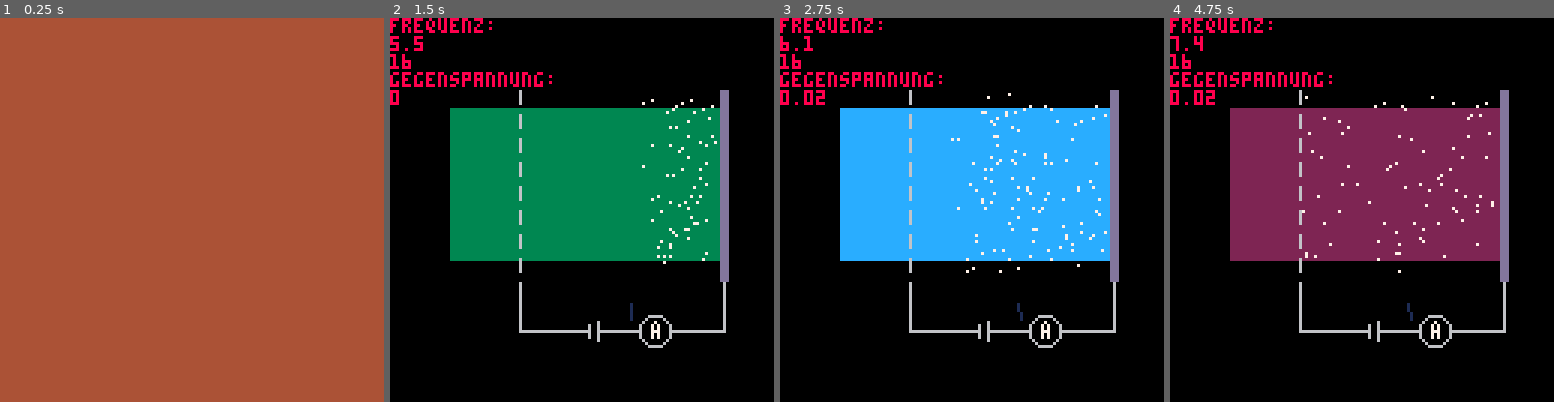
Above: before the commit, frames 1-4 (left to right).
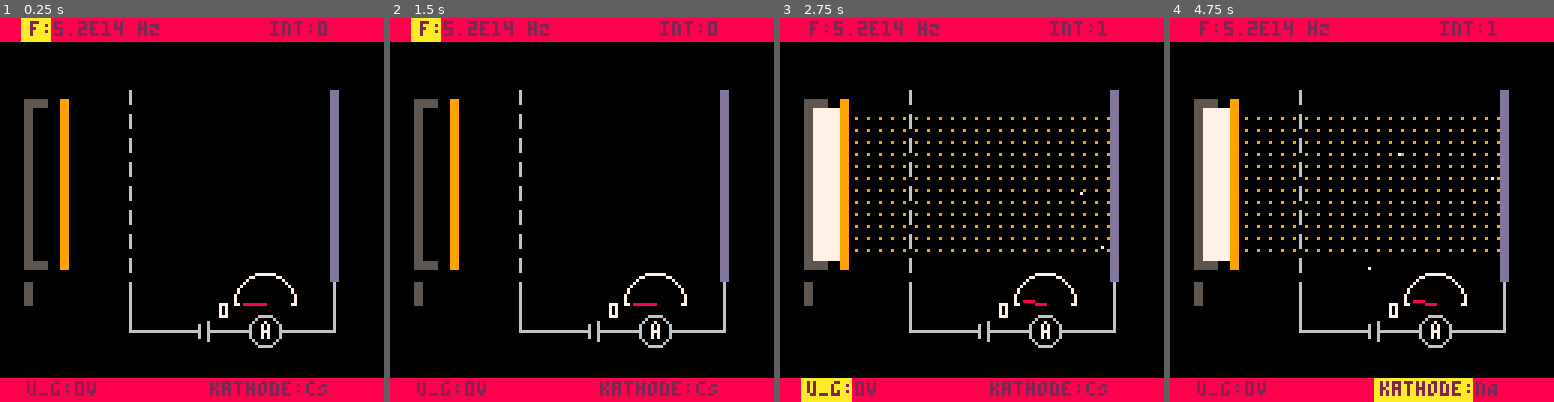
Above: after the commit, the same moments.

Repository: HeiLaut/pico8-physics-simulations
Game: PICO-8 cartridge carts/photoeffekt.p8
The game is run twice, just before and just after one commit, with the same random seed, the same clock (stepped at 60 frames per second) and the same inputs.
Inputs:
- Up to frame 1 (0.25 s): no input
- Up to frame 2 (1.5 s): tap X (X key) at 0.33, 1.07 s; tap O (Z key) at 0.7 s
- Up to frame 3 (2.75 s): hold Right 1.6-2.1 s; tap O (Z key) at 1.7, 2.1, 2.5 s; tap X (X key) at 1.85 s; hold Up 2.15-2.42 s; hold Right from 2.47 s (still down)
- Up to frame 4 (4.75 s): tap O (Z key) every 0.4 s from 2.9 to 4.5 s; tap X (X key) at 2.97, 4.08 s; release Right at 3.03 s; hold Left 3.08-3.58 s; hold Down 3.63-3.97 s; hold Right 4.02-4.68 s; hold Up from 4.73 s (still down)

The runs differ from the first frame. In frame 1, 100% of the frame differs, in the area x 0-100%, y 0-100%; in frame 2, 43%; in frame 3, 46%; in frame 4, 46%.

Commit message:
added right version

Diff:
--- a/carts/photoeffekt.p8
+++ b/carts/photoeffekt.p8
@@ -1,13 +1,13 @@
 pico-8 cartridge // http://www.pico-8.com
-version 33
+version 34
 __lua__
 --simulation photoeffect
 --by heinrich lauterbach
 
 function _init()
- init_menu()
- _upd=upd_menu
- _drw=draw_menu
+ init_ani()
+		_upd=upd_ani
+		_drw=drw_ani
 end
 
 function _update60()
@@ -38,13 +38,20 @@
 end
 -->8
 function init_ani()
+--1 freq, 2 - int, 3--u, 4 w_a
+	c={1,0,0,2}
+ i_c=1 --kontrolle der einstellbaren groesse
+	u=c[3]
+	int=c[2]
+	wa_i={1.82,1.94,2.29,2.52}
+	katm={"bAo","cS","nA","bA"}
+	wa=wa_i[c[4]]
 	ele={}
 	charge=0
-	wa=1.92
-	--wellenlange in nm
-	--wl={578, 546,  436, 493, 405}
+	--wa=1.94
 -- frequenz in 10^14 hz
-	f={5.2,5.5,6.1,6.9,7.4}
+	fr={5.2,5.5,6.1,6.9,7.4}
+	f=fr[c[1]]
 	intpat={0b1111101111111111.1,
 									0b1111101111111110.1,
 									0b1111101111111010.1,
@@ -63,26 +70,38 @@
 									0b0.1,
 									}
 
-	wl_i=0
-	col={9,3,12,1,2} --colors
-	int=16 --intensity
+	i=0
+	colrs={9,3,12,1,2} --colors
+
 	tmr=1 --timer
-	u=0 --voltage against
 	ang=0 --angle amperemeter
+	e1,e2=0,0
 end
 
 function upd_ani()
-	if (rnd(1)>1-int/10)make_el(1)
+	u=c[3]
+	int=c[2]
+	f=fr[c[1]]
+	wa=wa_i[c[4]]
+	col=colrs[c[1]]
+	v=(sqrt(6.6*f-wa*16))/5
+	e1=6.6*f-wa*16
+	e2=u*32
+	ang=(e1-e2)/(50)*int/10
+	if(ang<0)ang=0
+	if (rnd(1)>(1-int/30))make_el(1)
 	tmr+=1
-	int=int%17
-	u=u%2
-	if btnp(❎) then
-		wl_i+=1
-		wl_i=wl_i%5
-	end
-	if(btnp(🅾️))ang+=0.1--int+=1
-	if(btnp(⬆️))u+=0.01
-	if(btnp(⬇️))u-=0.01
+	controls()
+--	int=int%17
+--	u=u%2
+--	if btnp(❎) then
+--		i+=1
+--		i=i%5
+--	end
+--	if(btnp(🅾️))ang+=0.1--int+=1
+--	if(btnp(⬆️))u+=0.01
+--	if(btnp(⬇️))u-=0.01
+
 	foreach(ele,upd_ele)
 
 end
@@ -91,22 +110,17 @@
  cls(0)
  color(8)
 
- print("frequenz:")
+-- print("frequenz:")
 --	print(wl[wl_i+1])
-	print(f[wl_i+1])
- print((int))
- print("gegenspannung:")
- print(u/0.5)
- --print((sqrt(6.6*f[wl_i+1]-wa*16)))
-	if (int>0) then
-  color(col[wl_i+1])
- 	fillp(intpat[int])
-		rectfill(20,30,109,80)
-	 fillp(0b0.0)
-	end
+--	print(f[i+1])
+-- print("gegenspannung:")
+-- print(u/0.5)
+ drw_amp()
+
+ drw_lamp()
+	drw_controls()
 	map()
  foreach(ele,drw_ele)
- drw_amp()
 end
 -->8
 -- elektrons
@@ -114,17 +128,17 @@
 function make_el(n)
 		local l
 	 for i=1,n do
-	 local v=(sqrt(6.6*f[wl_i+1]-wa*16))/5
-		if(v==0) then
+
+	 if(v==0) then
 				l =  0
 		else
-		  l = 30
+		  l = 60
 		end
 	 local ang=rnd(0.3)+0.1
 	  local c={
 	   x=110-rnd(2),
 	   y=rnd(50)+30,
-	   dx=v*sin(ang),
+	   dx=v*sin(ang)+rnd(0.05),
 	   dy=v*cos(ang),
 	   l=l,
 	  }
@@ -149,8 +162,215 @@
 end
 
 function drw_amp()
-	line(80,100,80+sin(u)*5,100-cos(u)*5,1)
-end
+	local x,y,r=88,95,10
+	circ(x,y,r,7)
+	rectfill(x-r,y+1,x+r,y+r,0)
+	line(x,y,x-cos(ang)*7,y+sin(ang)*8,8)
+
+	line(x-r,y,x-r+1,y,7)
+	line(x+r,y,x+r-1,y,7)
+
+	print("0",x-r-5,y,7)
+end
+
+function drw_lamp()
+	local x,y,x2,y2 = 10,30,109,80
+	if (int>0) then
+  color(col)
+ 	fillp(intpat[int])
+		rectfill(x+10,y,x2,y2)
+	 fillp(0b0.0)
+ 	rectfill(x,y,x+9,y2,7)
+		rectfill(x,y,x+4,y2,7)
+
+	end
+	rectfill(x+10,y-3,x+12,y2+3,col)
+
+	--rect(x-1,y-1,x+5,y2+1,8)
+
+
+end
+-->8
+--controls
+function controls()
+		local f=1
+		if (btnp(➡️) and i_c<#c) i_c+=1
+		if (btnp(⬅️) and i_c>1) i_c-=1
+		if (i_c==1 or i_c==4) f=1
+		if (i_c==3) f=0.01
+		if (btnp(⬆️)) c[i_c]+=f
+	 if (btnp(⬇️)) c[i_c]-=f
+--	 if (btnp(❎)) create_part(1)
+  c[1]=mid(1,c[1],#fr)
+  c[2]=mid(0,c[2],16)
+  c[3]=mid(0,c[3],2)
+  c[4]=mid(1,c[4],#wa_i)
+ -- c[2]=mid(-5*1.5625,c[2],5*1.5625)
+end
+
+function drw_controls()
+ rectfill(0,0,128,7,8)
+ rectfill(0,120,128,128,8)
+ if (i_c == 1) rectfill(7,0,16,7,10)
+ if (i_c == 2) rectfill(87,0,104,7,10)
+ if (i_c == 3) rectfill(7,120,23,128,10)
+ if (i_c == 4) rectfill(68,120,100,128,10)
+ print("f:"..f.."e14 hZ",10,1,2)
+ print("int:"..int,90,1,2)
+ print("u_g:"..round((u/0.5),100).."v",9,121,2)
+ print("kathode:"..katm[c[4]],70,121,2)
+ if drawcontrols and lang=="de" then
+	 print("⬅️➡️ - groesse wechseln",14,10,8)
+	 print("⬆️⬇️ - groesse einstellen",14,17,8)
+	 print("c/🅾️ - elektronenstrahl ein/aus",2.5,114,8)
+	 print("x/❎ - einzelektron start",2.5,121,8)
+	end
+	 if drawcontrols and lang=="en" then
+	 print("⬅️➡️ - choose paramter",14,10,8)
+	 print("⬆️⬇️ - change value",14,17,8)
+	 print("p - pause/settigs",14,107,8)
+	 print("c/🅾️ - electron beam on/off",2.5,114,8)
+	 print("x/❎ - fire single electron",2.5,121,8)
+	end
+end
+-->8
+--helper
+
+function round(z,d)
+ return flr((z)*d)/d
+end
+…(132 lines of a section not shown)…
 
 
 
@@ -178,14 +398,14 @@
 0000000000000000000000000000000000000000000000000000000000000000000000000000000000000000000000000000000000000000000000000000000000000000000000000000000000000000000000000000000000000000000000000000000000000000000000000000000000000000000000000000000000000000
 0000000000000000000000000000000000000000000000000000000000000000000000000000000000000000000000000000000000000000000000000000000000000000000000000000000000000000000000000000000000000000000000000000000000000000000000000000000000000000000000000000000000000000
 0000000000000000000000000000000000000000000000000000000000000000000000000000000000000000000000000000000000000000000000000000000000000000000000000000000000000000000000000000000000000000000000000000000000000000000000000000000000000000000000000000000000000000
-0000000000010000000000000002030000000000000000000000000000000000000000000000000000000000000000000000000000000000000000000000000000000000000000000000000000000000000000000000000000000000000000000000000000000000000000000000000000000000000000000000000000000000
-0000000000010000000000000002030000000000000000000000000000000000000000000000000000000000000000000000000000000000000000000000000000000000000000000000000000000000000000000000000000000000000000000000000000000000000000000000000000000000000000000000000000000000
-0000000000010000000000000002030000000000000000000000000000000000000000000000000000000000000000000000000000000000000000000000000000000000000000000000000000000000000000000000000000000000000000000000000000000000000000000000000000000000000000000000000000000000
-0000000000010000000000000002030000000000000000000000000000000000000000000000000000000000000000000000000000000000000000000000000000000000000000000000000000000000000000000000000000000000000000000000000000000000000000000000000000000000000000000000000000000000
-0000000000010000000000000002030000000000000000000000000000000000000000000000000000000000000000000000000000000000000000000000000000000000000000000000000000000000000000000000000000000000000000000000000000000000000000000000000000000000000000000000000000000000
-0000000000010000000000000002030000000000000000000000000000000000000000000000000000000000000000000000000000000000000000000000000000000000000000000000000000000000000000000000000000000000000000000000000000000000000000000000000000000000000000000000000000000000
-0000000000010000000000000002030000000000000000000000000000000000000000000000000000000000000000000000000000000000000000000000000000000000000000000000000000000000000000000000000000000000000000000000000000000000000000000000000000000000000000000000000000000000
-0000000000010000000000000002030000000000000000000000000000000000000000000000000000000000000000000000000000000000000000000000000000000000000000000000000000000000000000000000000000000000000000000000000000000000000000000000000000000000000000000000000000000000
-0000000000110000000000000012000000000000000000000000000000000000000000000000000000000000000000000000000000000000000000000000000000000000000000000000000000000000000000000000000000000000000000000000000000000000000000000000000000000000000000000000000000000000
+0009000000010000000000000002030000000000000000000000000000000000000000000000000000000000000000000000000000000000000000000000000000000000000000000000000000000000000000000000000000000000000000000000000000000000000000000000000000000000000000000000000000000000
+0029000000010000000000000002030000000000000000000000000000000000000000000000000000000000000000000000000000000000000000000000000000000000000000000000000000000000000000000000000000000000000000000000000000000000000000000000000000000000000000000000000000000000
+0029000800010000000000000002030000000000000000000000000000000000000000000000000000000000000000000000000000000000000000000000000000000000000000000000000000000000000000000000000000000000000000000000000000000000000000000000000000000000000000000000000000000000
+0029000000010000000000000002030000000000000000000000000000000000000000000000000000000000000000000000000000000000000000000000000000000000000000000000000000000000000000000000000000000000000000000000000000000000000000000000000000000000000000000000000000000000
+0029000000010000000000000002030000000000000000000000000000000000000000000000000000000000000000000000000000000000000000000000000000000000000000000000000000000000000000000000000000000000000000000000000000000000000000000000000000000000000000000000000000000000
+0029000000010000000000000002030000000000000000000000000000000000000000000000000000000000000000000000000000000000000000000000000000000000000000000000000000000000000000000000000000000000000000000000000000000000000000000000000000000000000000000000000000000000
+0029000000010000000000000002030000000000000000000000000000000000000000000000000000000000000000000000000000000000000000000000000000000000000000000000000000000000000000000000000000000000000000000000000000000000000000000000000000000000000000000000000000000000
+0019000000010000000000000002030000000000000000000000000000000000000000000000000000000000000000000000000000000000000000000000000000000000000000000000000000000000000000000000000000000000000000000000000000000000000000000000000000000000000000000000000000000000
+0029000000110000000000000012000000000000000000000000000000000000000000000000000000000000000000000000000000000000000000000000000000000000000000000000000000000000000000000000000000000000000000000000000000000000000000000000000000000000000000000000000000000000
 0000000000110000140016170012000000000000000000000000000000000000000000000000000000000000000000000000000000000000000000000000000000000000000000000000000000000000000000000000000000000000000000000000000000000000000000000000000000000000000000000000000000000000
 0000000000212222242226272222000000000000000000000000000000000000000000000000000000000000000000000000000000000000000000000000000000000000000000000000000000000000000000000000000000000000000000000000000000000000000000000000000000000000000000000000000000000000
Not shown, changed: 147 lines of the sprite sheet (__gfx__) section of carts/photoeffekt.p8
Not shown, changed: the thumbnail (__label__) section of carts/photoeffekt.p8
